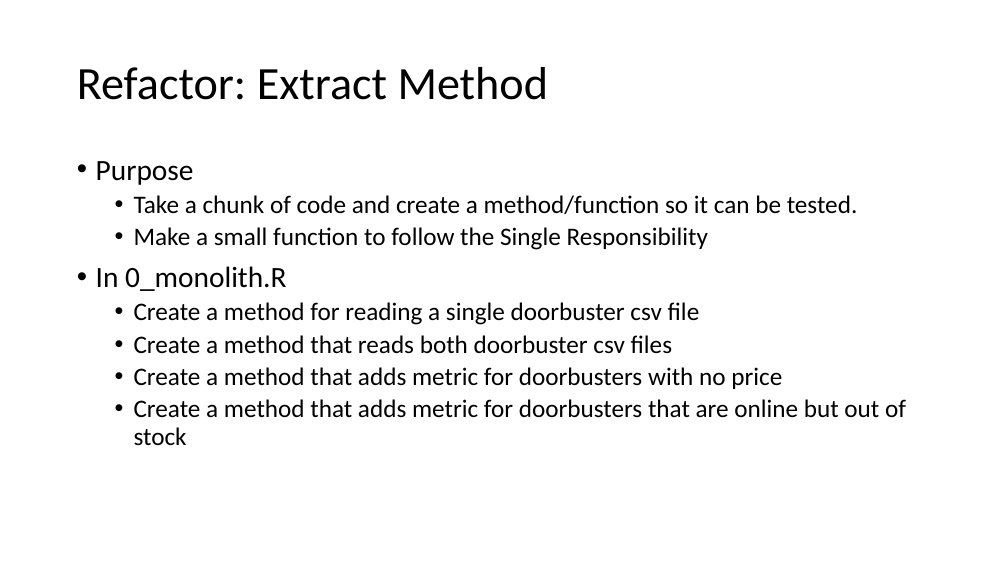
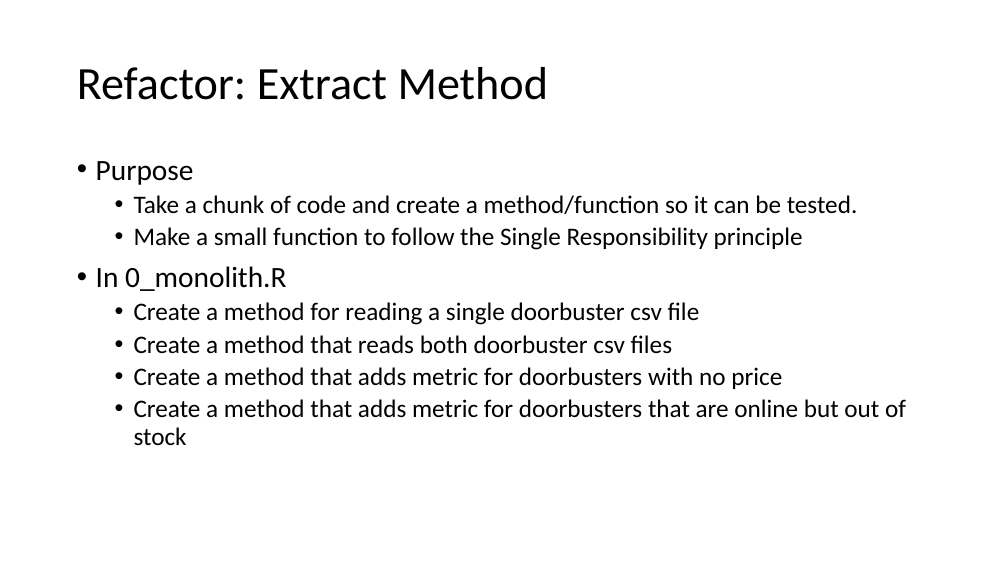
Before and after one commit to donaldsawyer/Demos, a slide deck: slide 8 of tcrug/unit_testing/tcrug_runit_2016_01_21.pptx (slide 7 before the commit). Drawn at 1008x567 pixels with LibreOffice and Linux fonts; fonts in the diff are those of the drawing. Boxes give left, top, right and bottom in pixels: in the first picture for what was removed or moved away, otherwise in the second. Text is boxed around its words. In the diff, an @@ line names an element or a change of style, - is before the commit and + after.

```diff
--- a/tcrug/unit_testing/tcrug_runit_2016_01_21.pptx
+++ b/tcrug/unit_testing/tcrug_runit_2016_01_21.pptx
@@ text at box(134, 227, 803, 250): text changed @@
-  • Make a small function to follow the Single Responsibility
+  • Make a small function to follow the Single Responsibility principle
```
Also in this commit, not shown: 4 other slides changed, 3 slides added, 6 other files.
